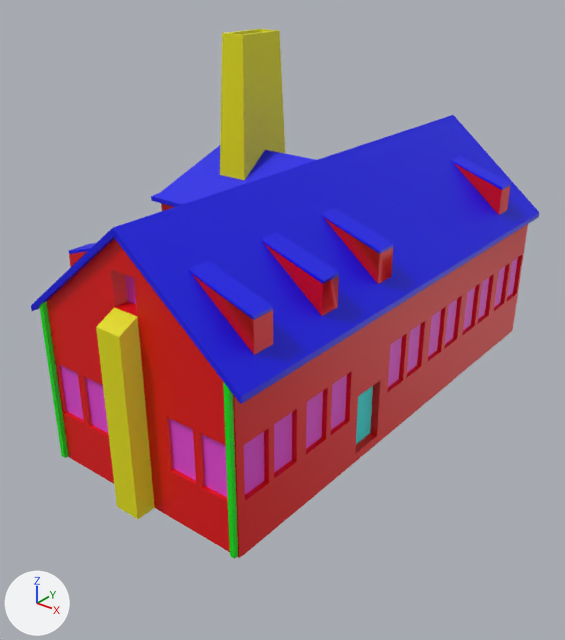
The FBX model Assets/Meshes/Buildings/Camp/Crematorium.fbx: old version first, new version second.
Camera for both pictures: a camera (50 mm lens) standing at (14.0, -14.7, 12.1) and looking at (1.1, 1.4, 2.1). Lighting does not change. The marker at lower left points along +X, +Y and +Z. Vertices at the same position are counted once.

The older version as bpy lines, for what is in view:
```python
me_cube_029 = bpy.data.meshes.new('Cube.029')
me_cube_029.from_pydata(...)  # 444 vertices, 358 faces; spans x -5.65..5.37, y -5.53..9.27, z -0.03..9.53
# faces by material slot: [147, 25, 17, 7, 134, 28]
me_cube_029.materials.append(mat_red)  # red #e70003
me_cube_029.materials.append(mat_yellow)  # yellow #e7e300
me_cube_029.materials.append(mat_pink)  # pink #e747d8
me_cube_029.materials.append(mat_lblue)  # cyan #00e7e5
me_cube_029.materials.append(mat_blue)  # blue #0002e7
me_cube_029.materials.append(mat_green)  # green #00e707
ob_mesh_crematorium = bpy.data.objects.new('mesh_Crematorium', me_cube_029)
ob_mesh_crematorium.location = (0.0, 0.0, 0.0)
```
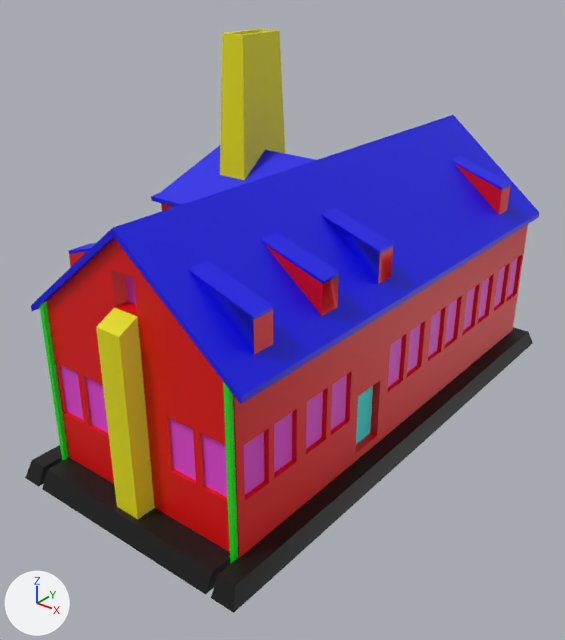
The change, as a diff of the scene's bpy script:
```diff
--- a/Assets/Meshes/Buildings/Camp/Crematorium.fbx.py
+++ b/Assets/Meshes/Buildings/Camp/Crematorium.fbx.py
@@ mat_black @@
+mat_black = principled_material('Black')
+mat_black.base_color = (0.0, 0.0, 0.0)  # black #000000
+mat_black.roughness = 0.553
@@ me_cube_029 @@
 # used by ob_mesh_crematorium; location = (0.0, 0.0, 0.0)
-me_cube_029.from_pydata(...)  # 444 vertices, 358 faces; spans x -5.65..5.37, y -5.53..9.27, z -0.03..9.53
+me_cube_029.from_pydata(...)  # 484 vertices, 391 faces; spans x -6.03..5.69, y -5.91..9.62, z -0.5..9.53
+# me_cube_029 part 1: a new loose piece of 32 vertices spanning x -6.03..5.69, y -5.91..9.62, z -0.47..0.0, in mat_black (black #000000)
+# me_cube_029 part 2
+# 4 faces are deleted
+# 24 vertices in x -0.99..5.02, y -5.12..5.04, z 0.04..0.2 move by (0.0, 0.0, -0.54)
+# 8 vertices are added at x -0.85..4.88, y -5.91..-4.9, z -0.47..0.0
+# 1 new face joins them, mat_red (red #e70003)
+# 6 new faces join them, mat_black (black #000000)
+# me_cube_029 part 3: 3 faces spanning x 3.21..4.91, y -4.22..0.38, z 4.48..5.98 switch from mat_red (red #e70003) to mat_blue (blue #0002e7)
 me_cube_029.materials.append(mat_yellow)
@@ me_cube_029 @@
 me_cube_029.materials.append(mat_green)
+me_cube_029.materials.append(mat_black)  # black #000000
```

Boxes (x1, y1, x2, y2) around the edits, measured in the pictures (565 x 640 px):
'mesh_Crematorium', reshaped (10% taller)
    before: (31, 29, 539, 559)
    after: (25, 29, 539, 613)
part 1 of me_cube_029, added
    after: (25, 327, 533, 613)
part 2 of me_cube_029, built on
    before: (39, 302, 238, 559)
    after: (39, 302, 238, 595)
part 3 of me_cube_029, recoloured (red to blue)
    both: (192, 218, 380, 354)
